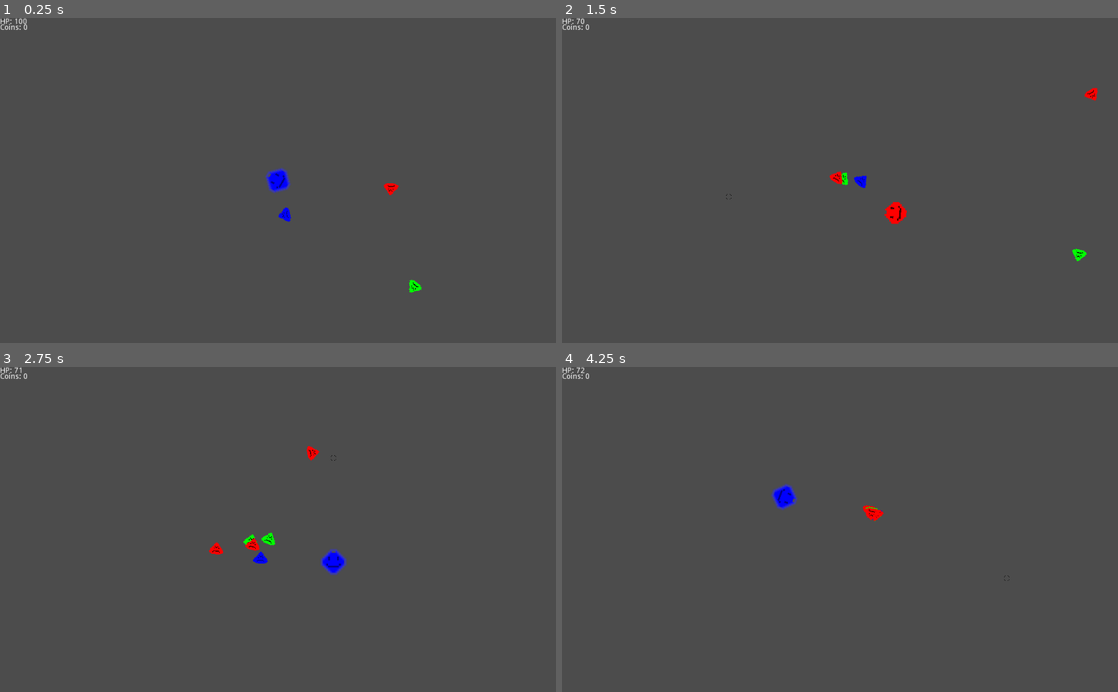
Above: before the commit, frames 1-4 (two rows, left to right).
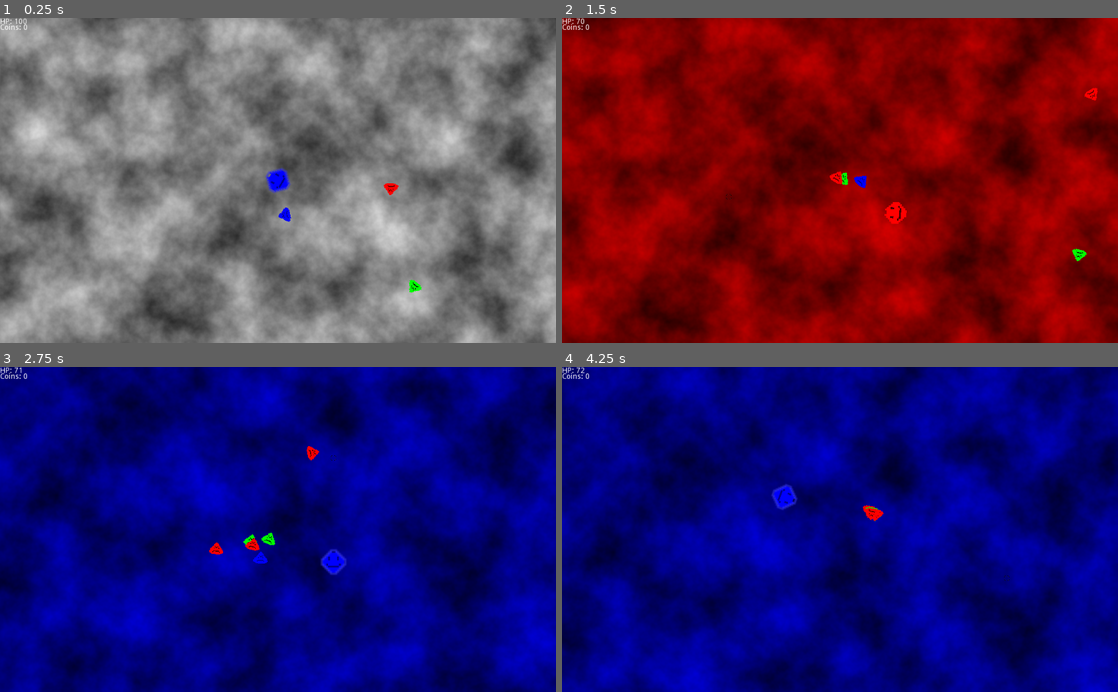
Above: after the commit, the same moments.

Repository: JuanG10/boss
Game: Godot game, scene res://proof of concept.tscn
The game is run twice, just before and just after one commit, with the same random seed, the same clock (stepped at 60 frames per second) and the same inputs.
Inputs (mouse positions are in pixels of both pictures, inside the frame that each line leads up to):
- Up to frame 1 (0.25 s): no input
- Up to frame 2 (1.5 s): tap Enter (ui_accept) at 0.5, 0.77 s; move the mouse to (962, 164) at 0.52 s; hold D (right) 0.53-1.28 s; tap E (next_color) at 0.6 s; tap Q (previous_color) at 0.8, 1.35 s; move the mouse to (728, 196) at 1.27 s; hold S (down) from 1.28 s (still down)
- Up to frame 3 (2.75 s): tap Enter (ui_accept) at 1.52 s; tap E (next_color) at 1.55, 2.1 s; move the mouse to (333, 458) at 2.02 s; release S (down) at 2.03 s; hold D (right) from 2.03 s (still down); tap Q (previous_color) at 2.3 s
- Up to frame 4 (4.25 s): move the mouse to (812, 594) at 2.77 s; release D (right) at 2.78 s; hold W (up) 2.78-3.53 s; tap Q (previous_color) at 2.85, 3.8 s; tap Enter (ui_accept) at 3.02, 3.77 s; tap E (next_color) at 3.05, 3.6 s; move the mouse to (1006, 578) at 3.52 s; hold A (left) from 3.53 s (still down)

The runs differ from the first frame. In frame 1, 82% of the frame differs, in the area x 0-100%, y 0-100%; in frame 2, 100%; in frame 3, 99%; in frame 4, 100%.

Commit message:
pruebaDePerlinNoise

Diff:
--- a/Player/Player.gd
+++ b/Player/Player.gd
@@ -117,10 +117,12 @@
 func next_color():
 	n = (n + 1)%3
 	$Sprite.modulate = colores[n]
+	get_parent().get_node("Noise").modulate = colores[n]
 
 func previous_color():
 	n = (n + 2)%3
 	$Sprite.modulate = colores[n]
+	get_parent().get_node("Noise").modulate = colores[n]
 
 func _on_grab_coin(area):
 	area.grab()
--- a/project.godot
+++ b/project.godot
@@ -28,7 +28,6 @@
 next_color={
 "deadzone": 0.5,
 "events": [ Object(InputEventKey,"resource_local_to_scene":false,"resource_name":"","device":0,"alt":false,"shift":false,"control":false,"meta":false,"command":false,"pressed":false,"scancode":69,"unicode":0,"echo":false,"script":null)
-, Object(InputEventMouseButton,"resource_local_to_scene":false,"resource_name":"","device":0,"alt":false,"shift":false,"control":false,"meta":false,"command":false,"button_mask":0,"position":Vector2( 0, 0 ),"global_position":Vector2( 0, 0 ),"factor":1.0,"button_index":2,"pressed":false,"doubleclick":false,"script":null)
  ]
 }
 shoot={
@@ -59,7 +58,6 @@
 previous_color={
 "deadzone": 0.5,
 "events": [ Object(InputEventKey,"resource_local_to_scene":false,"resource_name":"","device":0,"alt":false,"shift":false,"control":false,"meta":false,"command":false,"pressed":false,"scancode":81,"unicode":0,"echo":false,"script":null)
-, Object(InputEventMouseButton,"resource_local_to_scene":false,"resource_name":"","device":0,"alt":false,"shift":false,"control":false,"meta":false,"command":false,"button_mask":0,"position":Vector2( 0, 0 ),"global_position":Vector2( 0, 0 ),"factor":1.0,"button_index":1,"pressed":false,"doubleclick":false,"script":null)
  ]
 }
 
--- a/proof of concept.tscn
+++ b/proof of concept.tscn
@@ -7,6 +7,16 @@
 [ext_resource path="res://cursor.png" type="Texture" id=5]
 [ext_resource path="res://Cursor.gd" type="Script" id=6]
 [ext_resource path="res://Coins.gd" type="Script" id=7]
+
+[sub_resource type="OpenSimplexNoise" id=1]
+octaves = 5
+lacunarity = 2.35
+
+[sub_resource type="NoiseTexture" id=2]
+width = 1024
+height = 600
+bump_strength = 0.0
+noise = SubResource( 1 )
 
 [node name="Main" type="Node"]
 script = ExtResource( 3 )
@@ -50,3 +60,10 @@
 scale = Vector2( 0.01, 0.01 )
 texture = ExtResource( 5 )
 script = ExtResource( 6 )
+
+[node name="Noise" type="Sprite" parent="."]
+show_behind_parent = true
+light_mask = 0
+position = Vector2( 513.695, 303.041 )
+z_index = -1
+texture = SubResource( 2 )
Not shown: 1 places in proof of concept.tscn that only renumber resources
